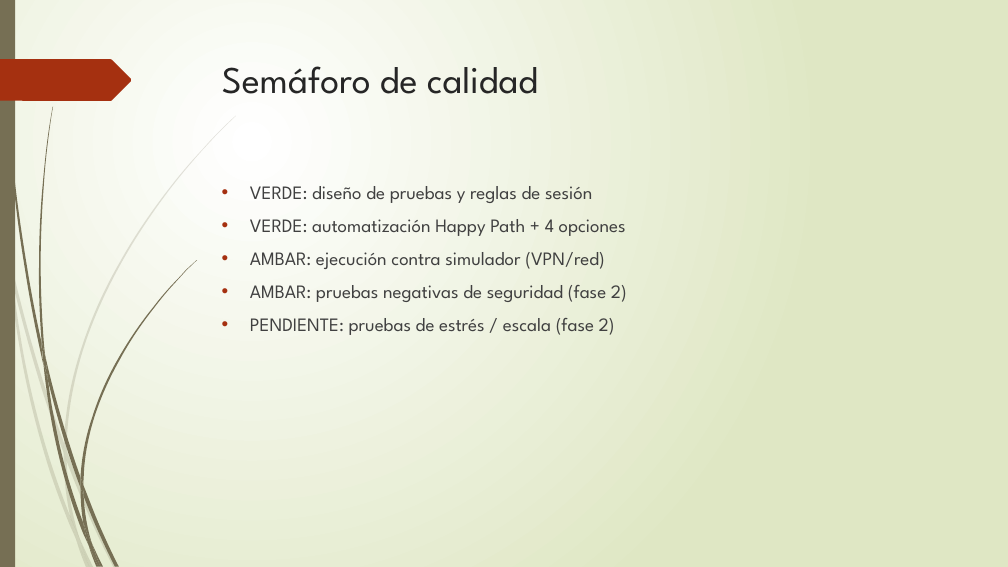
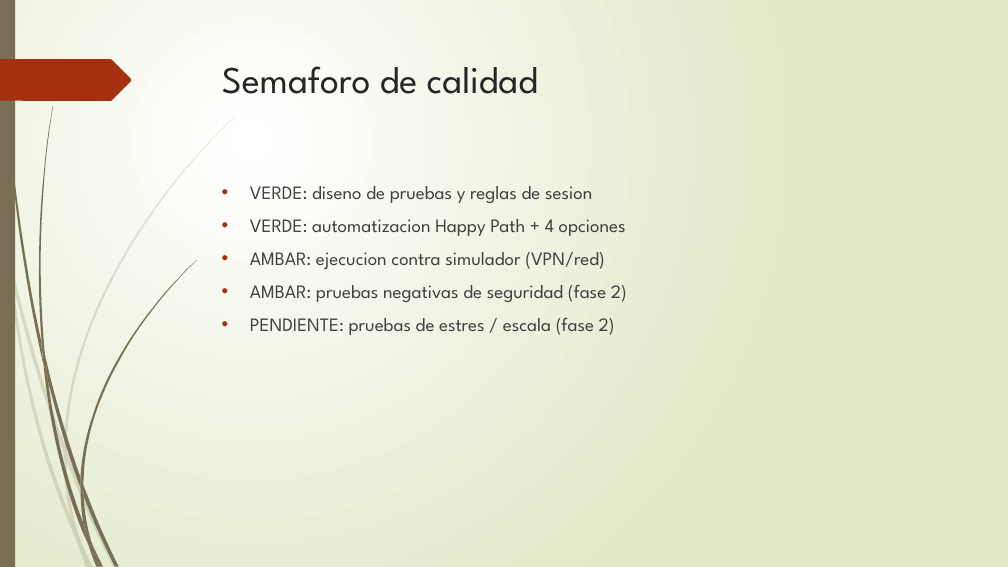
Before and after one commit to ymonne32/Plataforma-USSD, a slide deck: slide 14 of docs/Presentacion_Reto_USSD_QA.pptx. Drawn at 1008x567 pixels with LibreOffice and Linux fonts; fonts in the diff are those of the drawing. Boxes give left, top, right and bottom in pixels: in the first picture for what was removed or moved away, otherwise in the second. Text is boxed around its words. In the diff, an @@ line names an element or a change of style, - is before the commit and + after.

```diff
--- a/docs/Presentacion_Reto_USSD_QA.pptx
+++ b/docs/Presentacion_Reto_USSD_QA.pptx
@@ title at (x1=222, y1=66, x2=538, y2=94): text changed @@
-Semáforo de calidad
+Semaforo de calidad
@@ text at (x1=250, y1=186, x2=626, y2=269): text changed @@
-• VERDE: diseño de pruebas y reglas de sesión
-• VERDE: automatización Happy Path + 4 opciones
-• AMBAR: ejecución contra simulador (VPN/red)
+• VERDE: diseno de pruebas y reglas de sesion
+• VERDE: automatizacion Happy Path + 4 opciones
+• AMBAR: ejecucion contra simulador (VPN/red)
@@ text at (x1=250, y1=318, x2=615, y2=335): text changed @@
-• PENDIENTE: pruebas de estrés / escala (fase 2)
+• PENDIENTE: pruebas de estres / escala (fase 2)
```
Also in this commit, not shown: 15 other slides changed, 9 other files.
